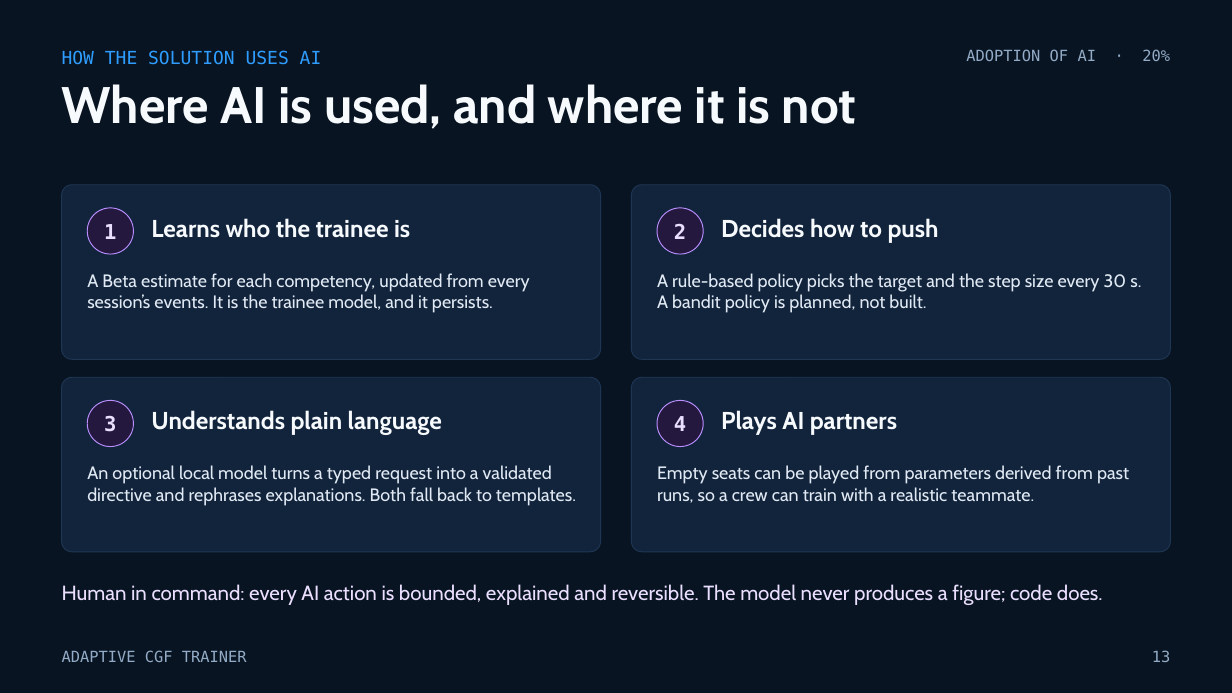
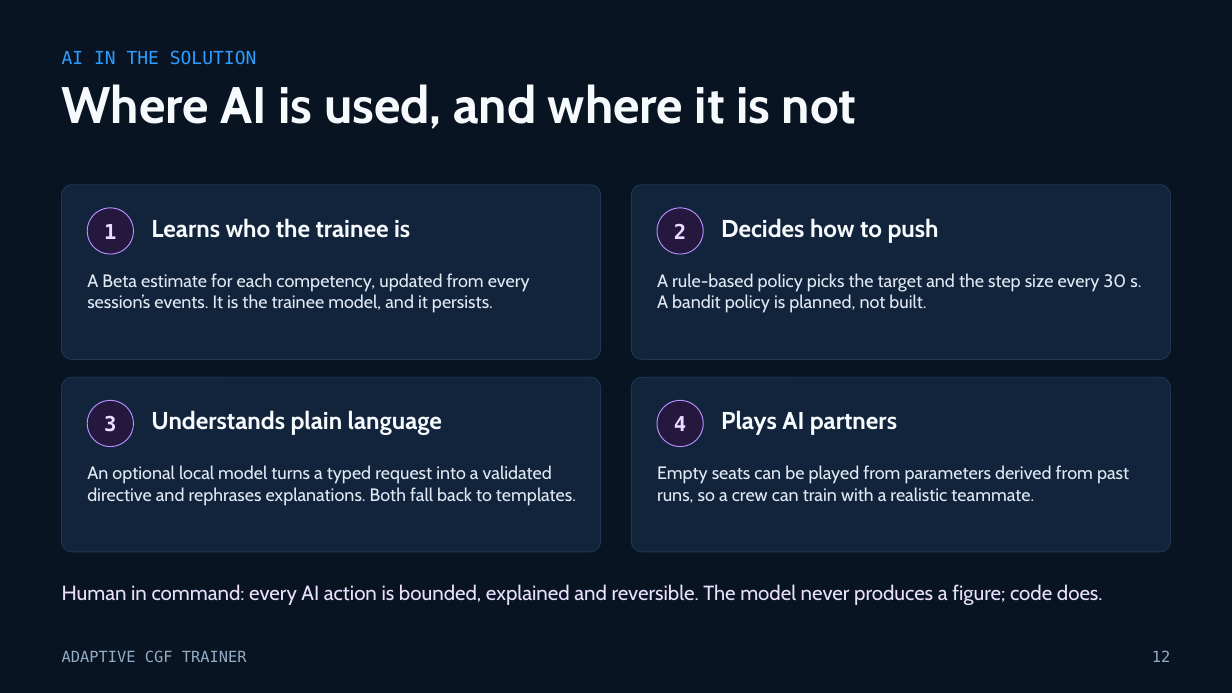
Before and after one commit to buttception/T-S_Hackathon26, a slide deck: slide 12 of cgf-demo/docs/pitch/Adaptive-CGF-Trainer.pptx (slide 13 before the commit). Drawn at 1232x693 pixels with LibreOffice and Linux fonts; fonts in the diff are those of the drawing. Boxes give left, top, right and bottom in pixels: in the first picture for what was removed or moved away, otherwise in the second. Text is boxed around its words. In the diff, an @@ line names an element or a change of style, - is before the commit and + after.

```diff
--- a/cgf-demo/docs/pitch/Adaptive-CGF-Trainer.pptx
+++ b/cgf-demo/docs/pitch/Adaptive-CGF-Trainer.pptx
@@ text at <box>62,50,257,65</box>: text changed @@
-HOW THE SOLUTION USES AI
+AI IN THE SOLUTION
@@ text removed at <box>966,49,1170,61</box> @@
-ADOPTION OF AI · 20%
@@ text at <box>1152,650,1170,662</box>: text changed @@
-13
+12
```
Also in this commit, not shown: 13 other slides changed, 1 slide removed, 2 other files.
